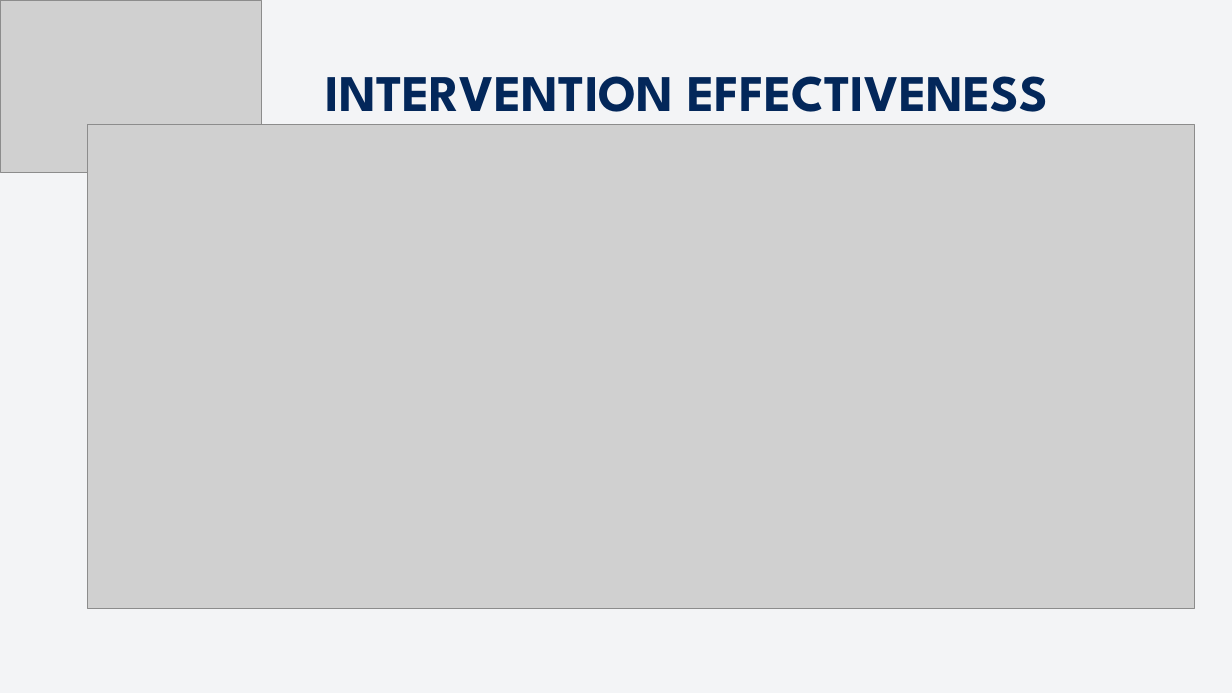
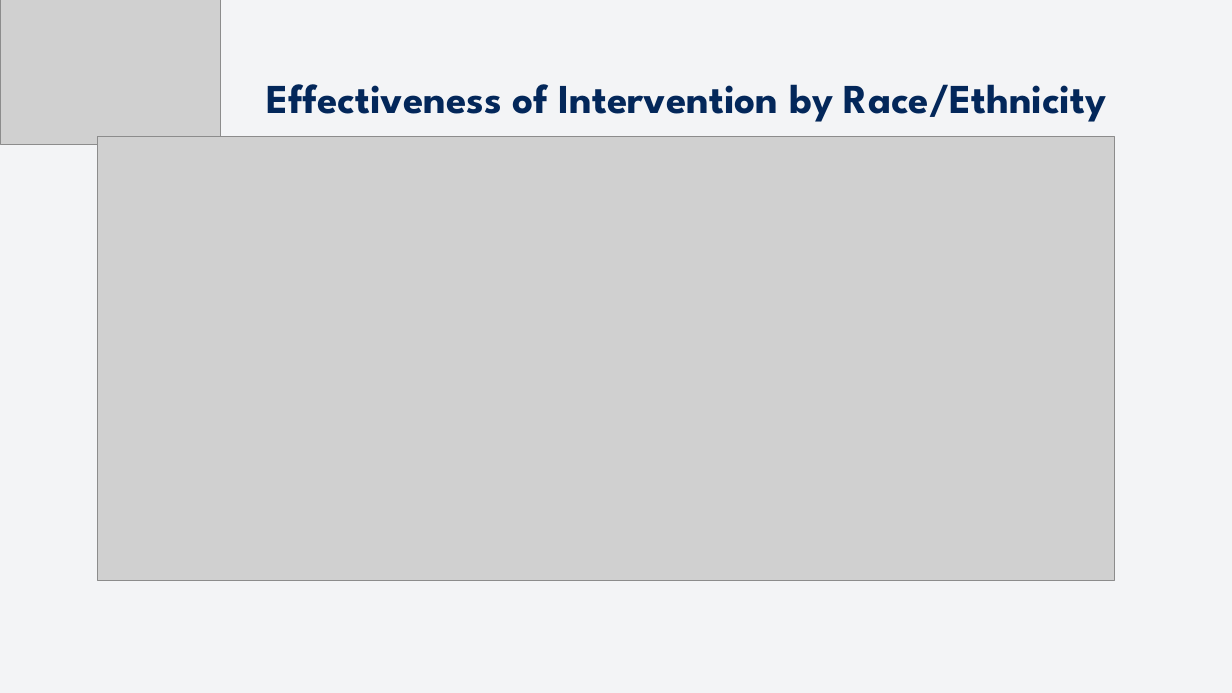
Before and after one commit to hesanche94/TVHC, a slide deck: slide 7 of TVHC SKILLS TEST.pptx. Drawn at 1232x693 pixels with LibreOffice and Linux fonts; fonts in the diff are those of the drawing; grey boxes stand for pictures. Boxes give left, top, right and bottom in pixels: in the first picture for what was removed or moved away, otherwise in the second. Text is boxed around its words. In the diff, an @@ line names an element or a change of style, - is before the commit and + after.

```diff
--- a/TVHC SKILLS TEST.pptx
+++ b/TVHC SKILLS TEST.pptx
@@ picture: place and size @@
-picture at box(0, 0, 261, 172)
+picture at box(0, 0, 221, 144)
@@ text at box(267, 84, 1106, 122): text changed; size 60 to 48 pt @@
-INTERVENTION EFFECTIVENESS
+Effectiveness of Intervention by Race/Ethnicity
@@ picture: place and size @@
-picture at box(87, 124, 1194, 609)
+picture at box(97, 136, 1114, 581)
```
Also in this commit, not shown: 8 other slides changed, 1 other file.
